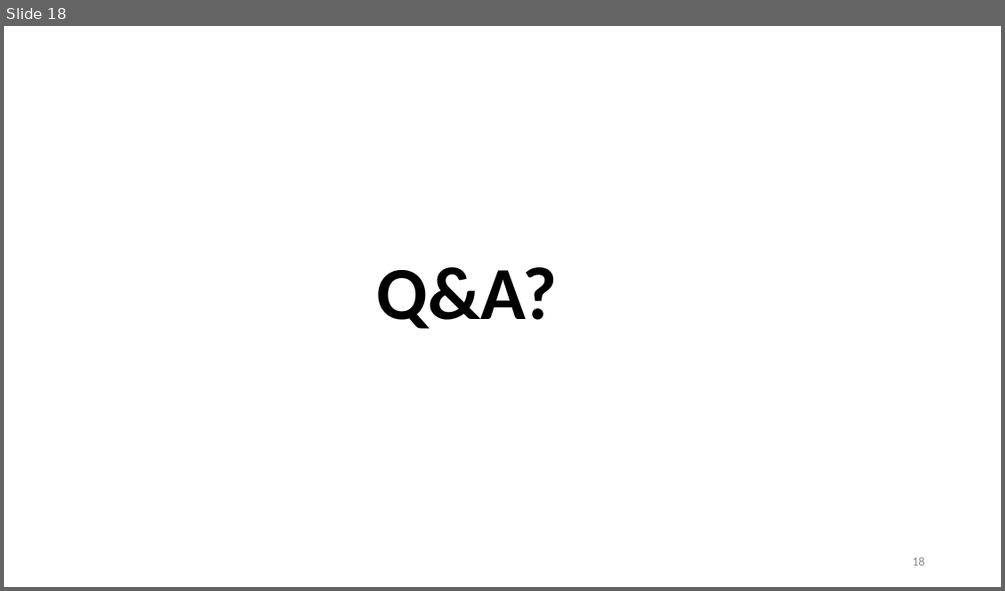
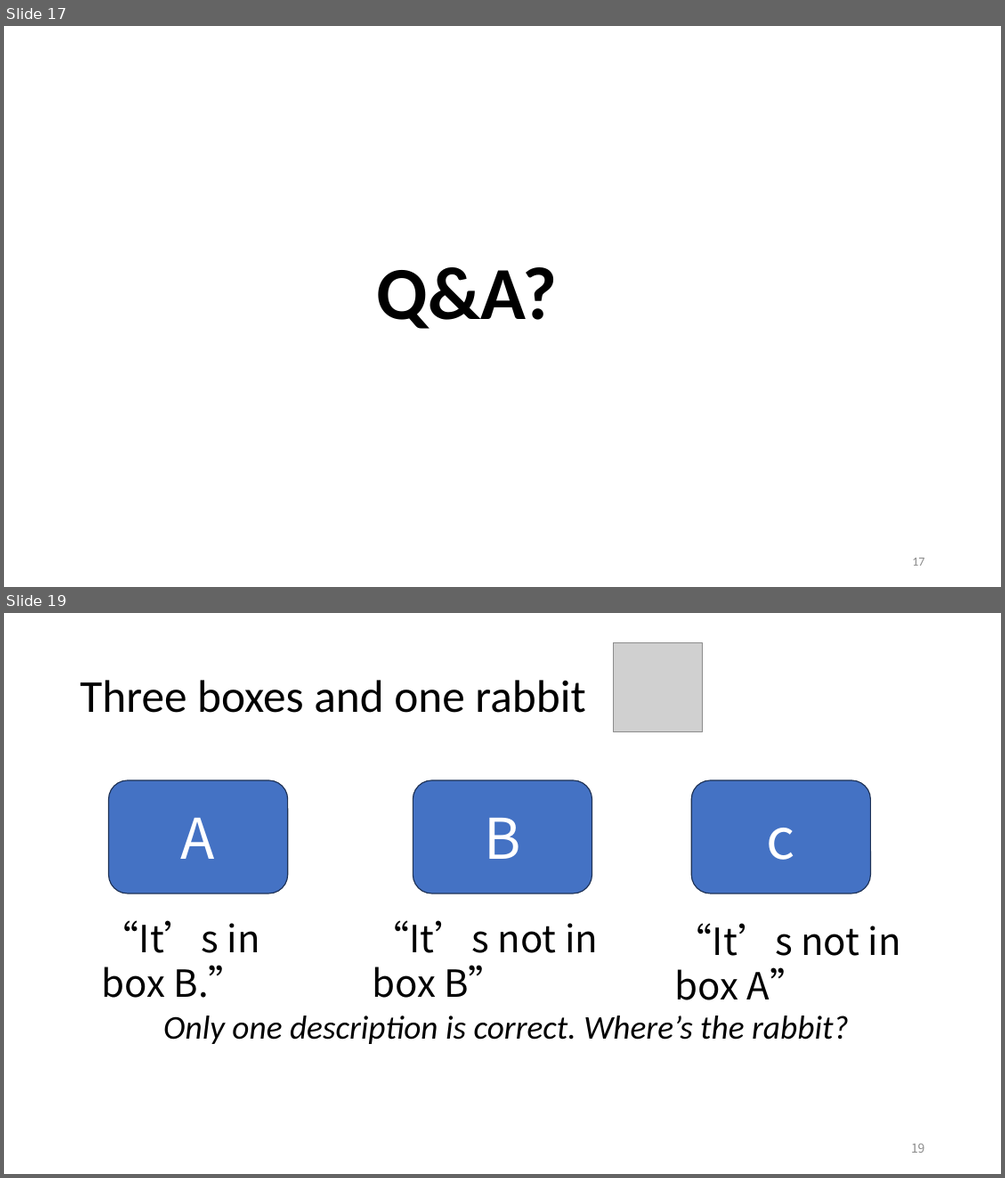
Before and after one commit to wuwuz/wuwuz.github.io, a slide deck: COMP2711/Materials/L00-Intro.pptx. Shown one above the other, each under a label of ours: slide 18 before the commit, slides 17 and 19 after it; the slides between them are not shown. The pictures are 1005x591 and 1005x1178 pixels, drawn with LibreOffice and Linux fonts; fonts in the diff are those of the drawing; grey boxes stand for pictures. Boxes give left, top, right and bottom in pixels: in the first picture for what was removed or moved away, otherwise in the second. Text is boxed around its words. In the diff, an @@ line names an element or a change of style, - is before the commit and + after.

```diff
--- a/COMP2711/Materials/L00-Intro.pptx
+++ b/COMP2711/Materials/L00-Intro.pptx
@@ slide 19 added at [4, 613, 1001, 1174], background #FFFFFF @@
@@ picture added at [614, 643, 703, 732] @@
@@ title added at [80, 680, 585, 713], 44 pt, text #000000 @@
+Three boxes and one rabbit
@@ rounded rectangle added at [109, 780, 288, 893], fill #4472C4, outline #1E3256 1 pt, 54 pt, text #FFFFFF @@
+A
@@ rounded rectangle added at [413, 780, 592, 893], fill #4472C4, outline #1E3256 1 pt, 54 pt, text #FFFFFF @@
+B
@@ rounded rectangle added at [691, 780, 871, 893], fill #4472C4, outline #1E3256 1 pt, 54 pt, text #FFFFFF @@
+c
@@ text added at [102, 920, 260, 997], 36 pt, text #000000 @@
+“It’s in box B.”
@@ text added at [372, 920, 598, 997], 36 pt, text #000000 @@
+“It’s not in box B”
@@ text added at [675, 923, 901, 1000], 36 pt, text #000000 @@
+“It’s not in box A”
@@ text added at [163, 1015, 849, 1044], 32 pt, text #000000, italic @@
+Only one description is correct. Where’s the rabbit?
@@ page number added at [911, 1143, 925, 1152], 12 pt, text #8C8C8C @@
+19
@@ what was slide 18 is now slide 17 @@
@@ page number at [912, 557, 924, 565]: text changed @@
-18
+17
```
Also in this commit, not shown: 5 slides changed, 10 other slides added, 1 slide removed.
